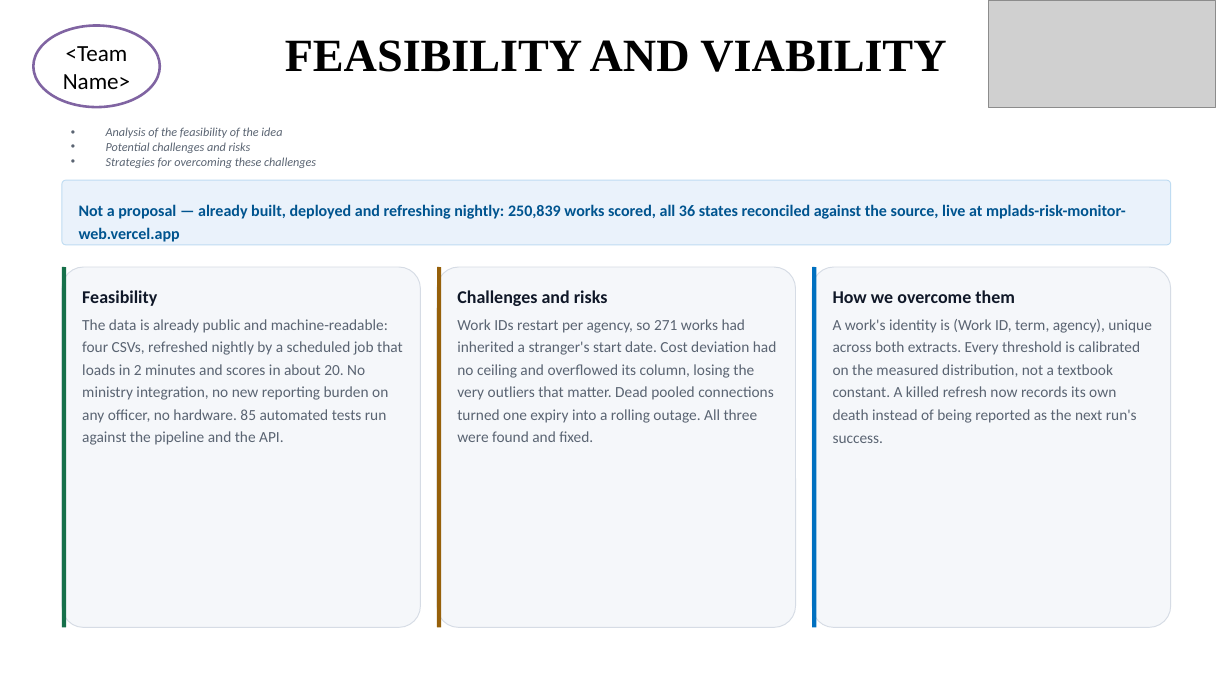
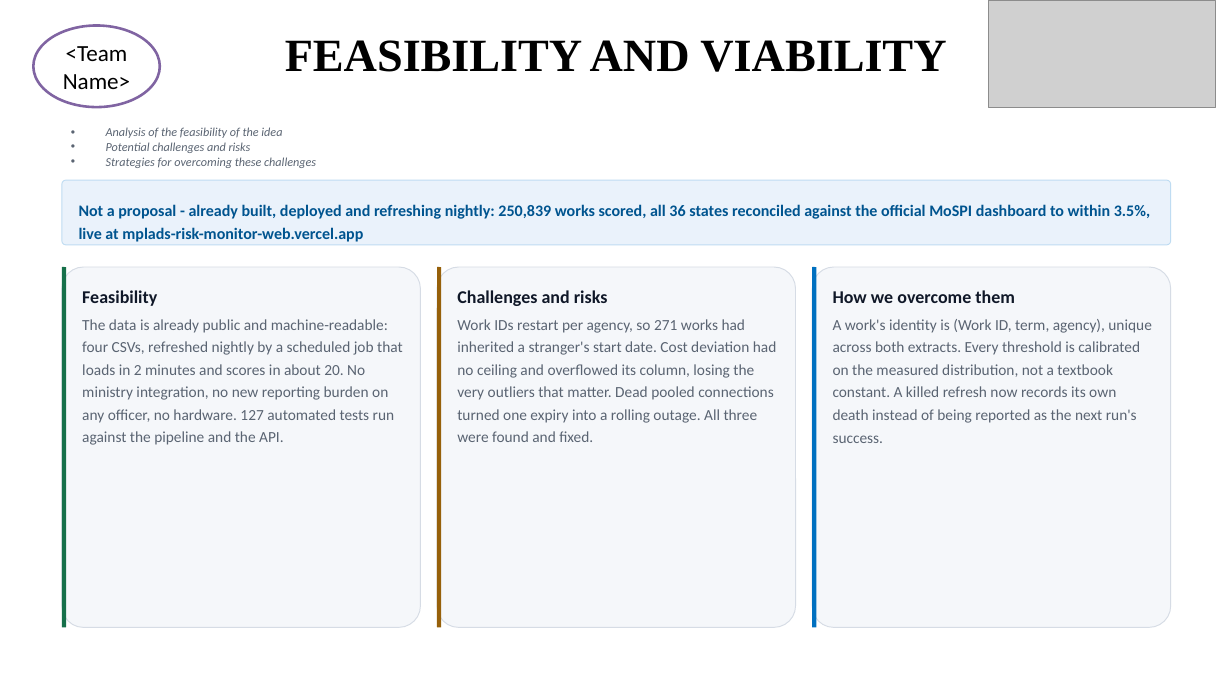
Before and after one commit to fbivinay/SIH-HACKATHON, a slide deck: slide 4 of docs/deck/SIH26102-MPLADS-SIH-Idea.pptx. Drawn at 1232x693 pixels with LibreOffice and Linux fonts; fonts in the diff are those of the drawing; grey boxes stand for pictures. Boxes give left, top, right and bottom in pixels: in the first picture for what was removed or moved away, otherwise in the second. Text is boxed around its words. In the diff, an @@ line names an element or a change of style, - is before the commit and + after.

```diff
--- a/docs/deck/SIH26102-MPLADS-SIH-Idea.pptx
+++ b/docs/deck/SIH26102-MPLADS-SIH-Idea.pptx
@@ text at (79, 204, 1150, 242): text changed @@
-Not a proposal — already built, deployed and refreshing nightly: 250,839 works scored, all 36 states reconciled against the source, live at mplads-risk-monitor-web.vercel.app
+Not a proposal - already built, deployed and refreshing nightly: 250,839 works scored, all 36 states reconciled against the official MoSPI dashboard to within 3.5%, live at mplads-risk-monitor-web.vercel.app
@@ text at (82, 319, 403, 445): text changed @@
-The data is already public and machine-readable: four CSVs, refreshed nightly by a scheduled job that loads in 2 minutes and scores in about 20. No ministry integration, no new reporting burden on any officer, no hardware. 85 automated tests run against the pipeline and the API.
+The data is already public and machine-readable: four CSVs, refreshed nightly by a scheduled job that loads in 2 minutes and scores in about 20. No ministry integration, no new reporting burden on any officer, no hardware. 127 automated tests run against the pipeline and the API.
```
Also in this commit, not shown: 5 other slides changed, 1 other file.
